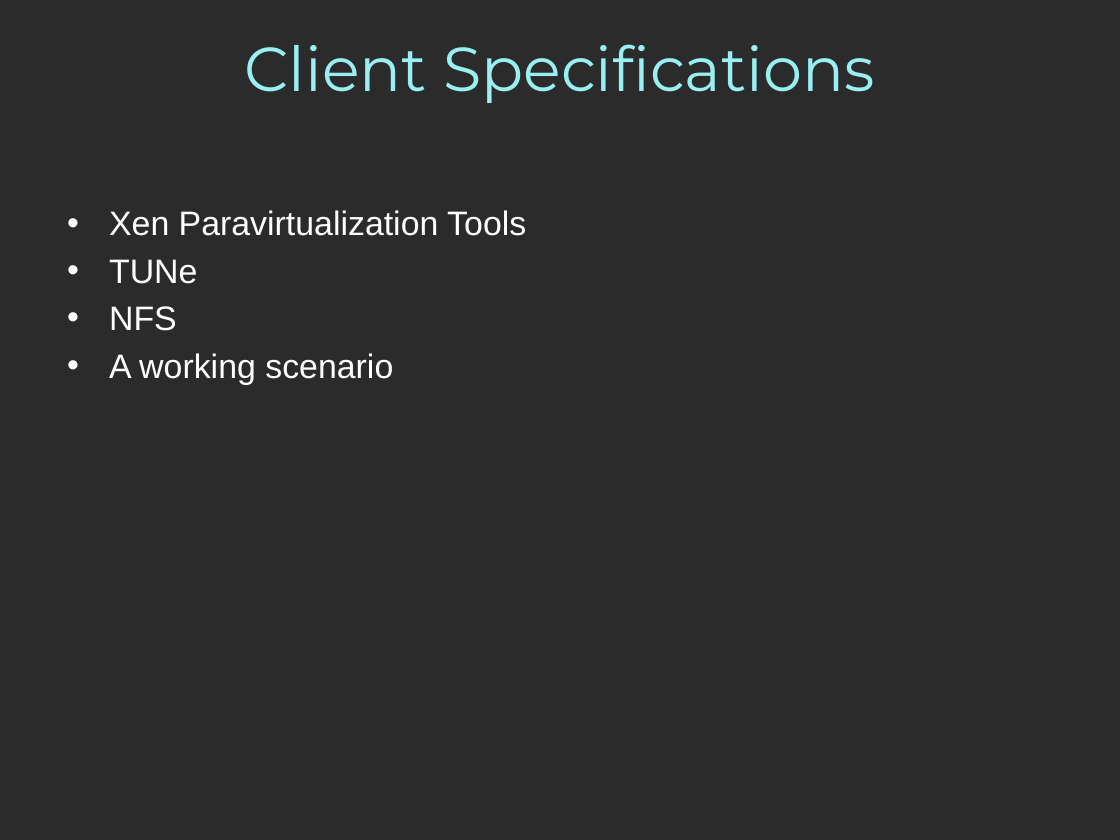
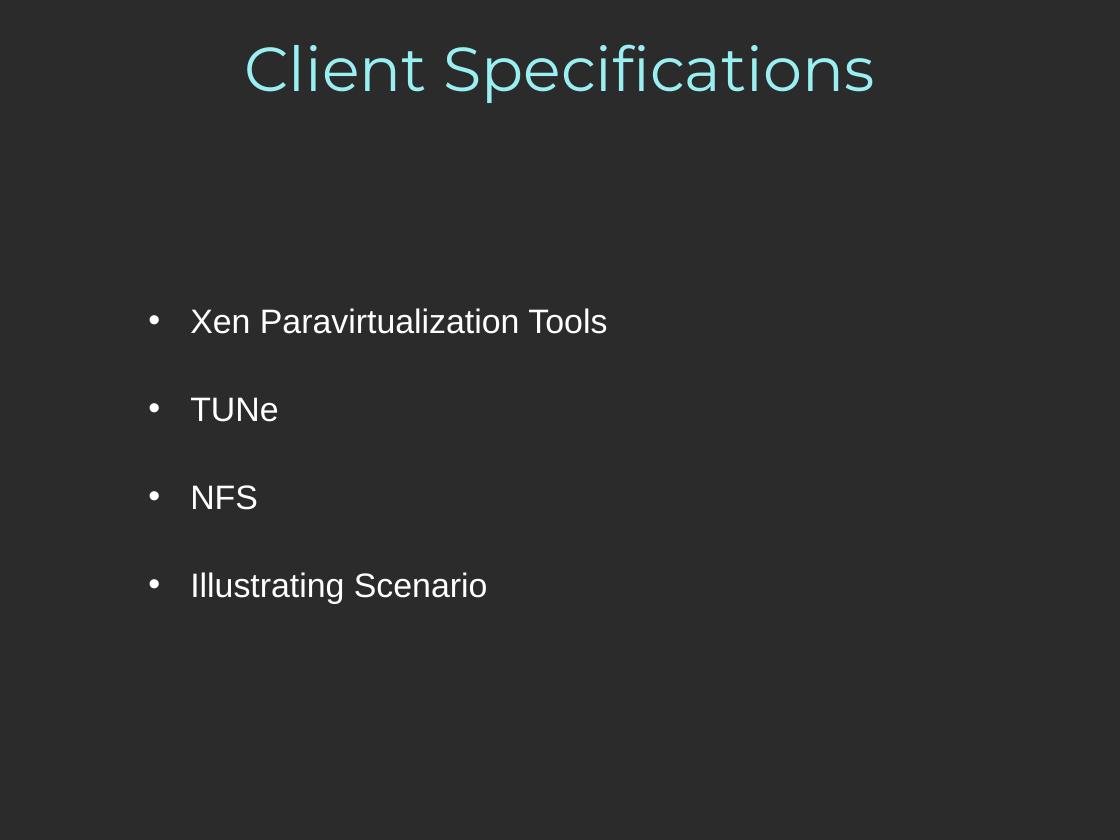
Before and after one commit to mgiorgino/xen-attitune, a slide deck: slide 7 of Docs/Anglais/PresentationAnglais.pptx. Drawn at 1120x840 pixels with LibreOffice and Linux fonts; fonts in the diff are those of the drawing; background and template pictures are left out; a plain dark background stands for a picture behind light text. Boxes give left, top, right and bottom in pixels: in the first picture for what was removed or moved away, otherwise in the second. Text is boxed around its words. In the diff, an @@ line names an element or a change of style, - is before the commit and + after.

```diff
--- a/Docs/Anglais/PresentationAnglais.pptx
+++ b/Docs/Anglais/PresentationAnglais.pptx
@@ text "Xen Paravirtualization Tools": place and size @@
-text "Xen Paravirtualization Tools" at [109,210,526,385]
+text "Xen Paravirtualization Tools" at [190,308,607,604]
@@ text "Xen Paravirtualization Tools" at [190,308,607,604]: vertical alignment top to middle @@
@@ text at [190,308,607,510]: line spacing 1 to 2 @@
@@ text at [190,572,488,604]: text changed @@
-• A working scenario
+• Illustrating Scenario
```
Also in this commit, not shown: 19 other slides changed, 2 slides added, 2 slides removed.
